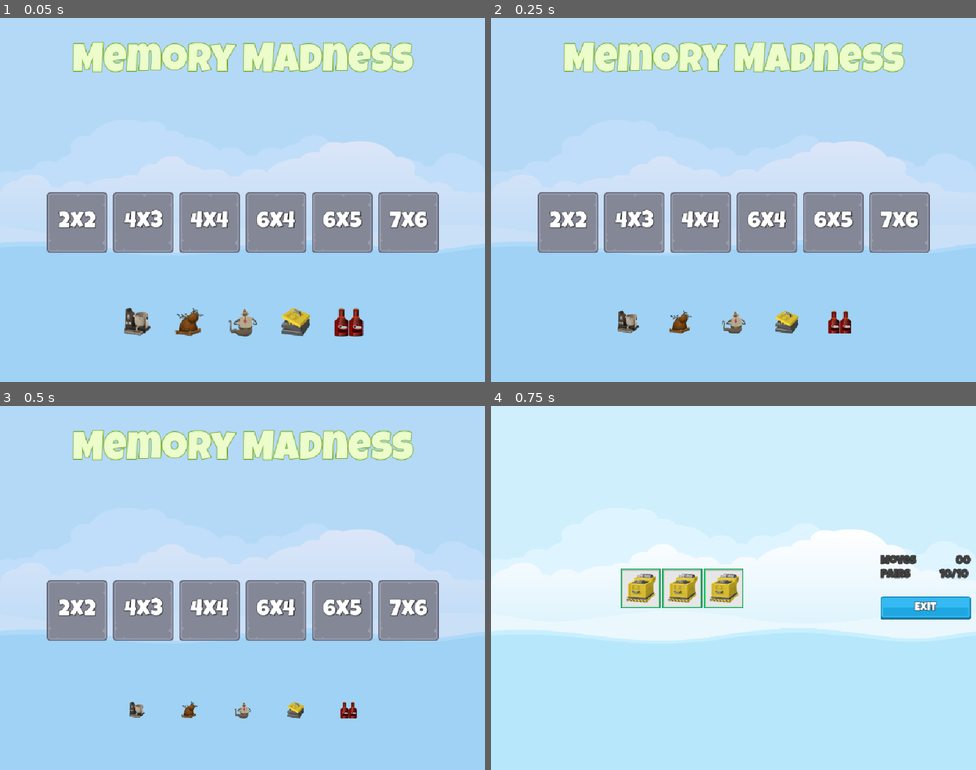
Above: before the commit, frames 1-4 (two rows, left to right).
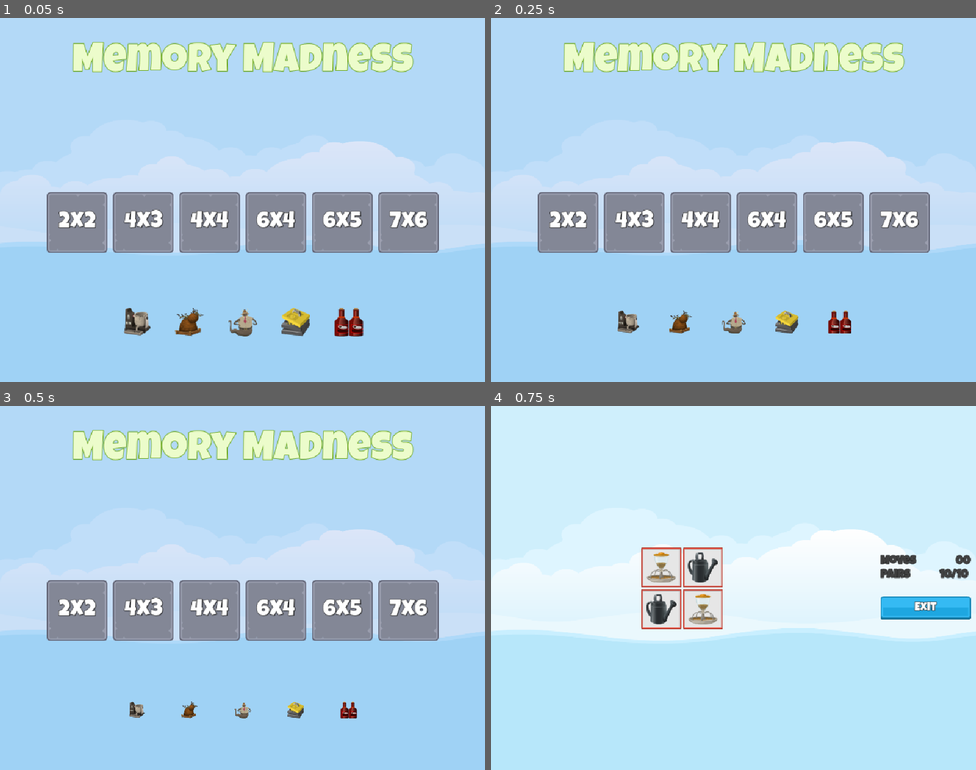
Above: after the commit, the same moments.

Repository: filipeAugusto99/MemoryMadness
Game: Godot game, scene res://Scenes/Master/Master.tscn
Same seed, same stepped clock (60 frames per second), same inputs: the game is played once before the commit and once after it.
Inputs:
- Up to frame 1 (0.05 s): no input
- Up to frame 2 (0.25 s): no input
- Up to frame 3 (0.5 s): no input
- Up to frame 4 (0.75 s): click "2x2" at 0.5 s

Frames 1-3 are identical in both runs. In frame 4, 3.2% of the frame differs, in the area x 26-52%, y 38-62%.

Commit message:
Level Setup

Diff:
--- a/Classes/LevelDataSelector.gd
+++ b/Classes/LevelDataSelector.gd
@@ -6,6 +6,50 @@
 
 const LEVEL_DATA: LevelsDataResource = preload("res://Resources/level_data.tres")
 
+#region statics
 
 static func get_level_setting(level: int) -> LevelSettingResource:
 	return LEVEL_DATA.get_level_data(level)
+
+
+static func get_level_selection(level_num: int) -> LevelDataSelector:
+	var l_setting: LevelSettingResource = get_level_setting(level_num)
+
+	if l_setting == null:
+		return
+
+	ImageManager.shuffle_images()
+
+	var selected_images: Array [Texture2D]
+
+	for i in range(l_setting.get_target_pairs()):
+		selected_images.append(ImageManager.get_image(i))
+		selected_images.append(ImageManager.get_image(i))
+
+	selected_images.shuffle()
+
+	return LevelDataSelector.new(
+		l_setting, selected_images
+	)
+
+#endregion
+
+var _selected_images: Array[Texture2D]
+var _level_setting: LevelSettingResource
+
+
+func _init(level_setting: LevelSettingResource, selected_images: Array[Texture2D]) -> void:
+	_selected_images = selected_images
+	_level_setting = level_setting
+
+
+func get_selected_images() -> Array[Texture2D]:
+	return _selected_images
+
+
+func get_target_pairs() -> int:
+	return _level_setting.get_target_pairs()
+
+
+func get_num_cols() -> int:
+	return _level_setting.get_cols()
--- a/Scenes/Game/Game.gd
+++ b/Scenes/Game/Game.gd
@@ -1,15 +1,39 @@
 extends Control
 
 
-# Called when the node enters the scene tree for the first time.
+const MEMORY_TILE = preload("res://Scenes/MemoryTile/MemoryTile.tscn")
+
+
+@onready var tile_grid: GridContainer = $HB/TileGrid
+
+
 func _ready() -> void:
 	pass # Replace with function body.
 
 
-# Called every frame. 'delta' is the elapsed time since the previous frame.
-func _process(delta: float) -> void:
-	pass
+func _enter_tree() -> void:
+	SignalHub.on_level_selected.connect(on_level_selected)
+
+
+func add_memory_tile(image: Texture2D, frame: Texture2D) -> void:
+	var mt: MemoryTile = MEMORY_TILE.instantiate()
+	tile_grid.add_child(mt)
+	mt.setup(image, frame)
+
+
+func on_level_selected(level_num: int) -> void:
+	var lds: LevelDataSelector = LevelDataSelector.get_level_selection(level_num)
+
+	var fi: Texture2D = ImageManager.get_random_frame_image()
+
+	tile_grid.columns = lds.get_num_cols()
+
+	for im in lds.get_selected_images():
+		add_memory_tile(im, fi)
 
 
 func _on_exit_button_pressed() -> void:
+	for t in tile_grid.get_children():
+		t.queue_free()
+
 	SignalHub.emit_on_game_exit_pressed()
--- a/Scenes/Game/Game.tscn
+++ b/Scenes/Game/Game.tscn
@@ -1,7 +1,6 @@
-[gd_scene load_steps=7 format=3 uid="uid://h6rqacu7ogyf"]
+[gd_scene load_steps=6 format=3 uid="uid://h6rqacu7ogyf"]
 
 [ext_resource type="Script" uid="uid://jeseoyel6e0h" path="res://Scenes/Game/Game.gd" id="1_3k6gv"]
-[ext_resource type="PackedScene" uid="uid://hyhkld4mdytb" path="res://Scenes/MemoryTile/MemoryTile.tscn" id="2_3k6gv"]
 [ext_resource type="LabelSettings" uid="uid://665wpx3w880s" path="res://Resources/WhiteLabel_24.tres" id="2_xbxml"]
 [ext_resource type="LabelSettings" uid="uid://b86kac1ygybrq" path="res://Resources/DarkLevel_24.tres" id="2_y3kpf"]
 [ext_resource type="Texture2D" uid="uid://gqy3gookh41s" path="res://assets/ui/blue_button00.png" id="3_ln2h6"]
@@ -24,22 +23,13 @@
 grow_horizontal = 2
 grow_vertical = 2
 
-[node name="GridContainer" type="GridContainer" parent="HB"]
+[node name="TileGrid" type="GridContainer" parent="HB"]
 layout_mode = 2
 size_flags_horizontal = 6
 size_flags_vertical = 4
 theme_override_constants/h_separation = 4
 theme_override_constants/v_separation = 4
 columns = 6
-
-[node name="MemoryTile" parent="HB/GridContainer" instance=ExtResource("2_3k6gv")]
-layout_mode = 2
-
-[node name="MemoryTile2" parent="HB/GridContainer" instance=ExtResource("2_3k6gv")]
-layout_mode = 2
-
-[node name="MemoryTile3" parent="HB/GridContainer" instance=ExtResource("2_3k6gv")]
-layout_mode = 2
 
 [node name="MC" type="MarginContainer" parent="HB"]
 custom_minimum_size = Vector2(200, 0)
--- a/Scenes/MemoryTile/MemoryTile.gd
+++ b/Scenes/MemoryTile/MemoryTile.gd
@@ -1,4 +1,7 @@
 extends TextureButton
+
+
+class_name MemoryTile
 
 
 @onready var frame_image: TextureRect = $FrameImage
